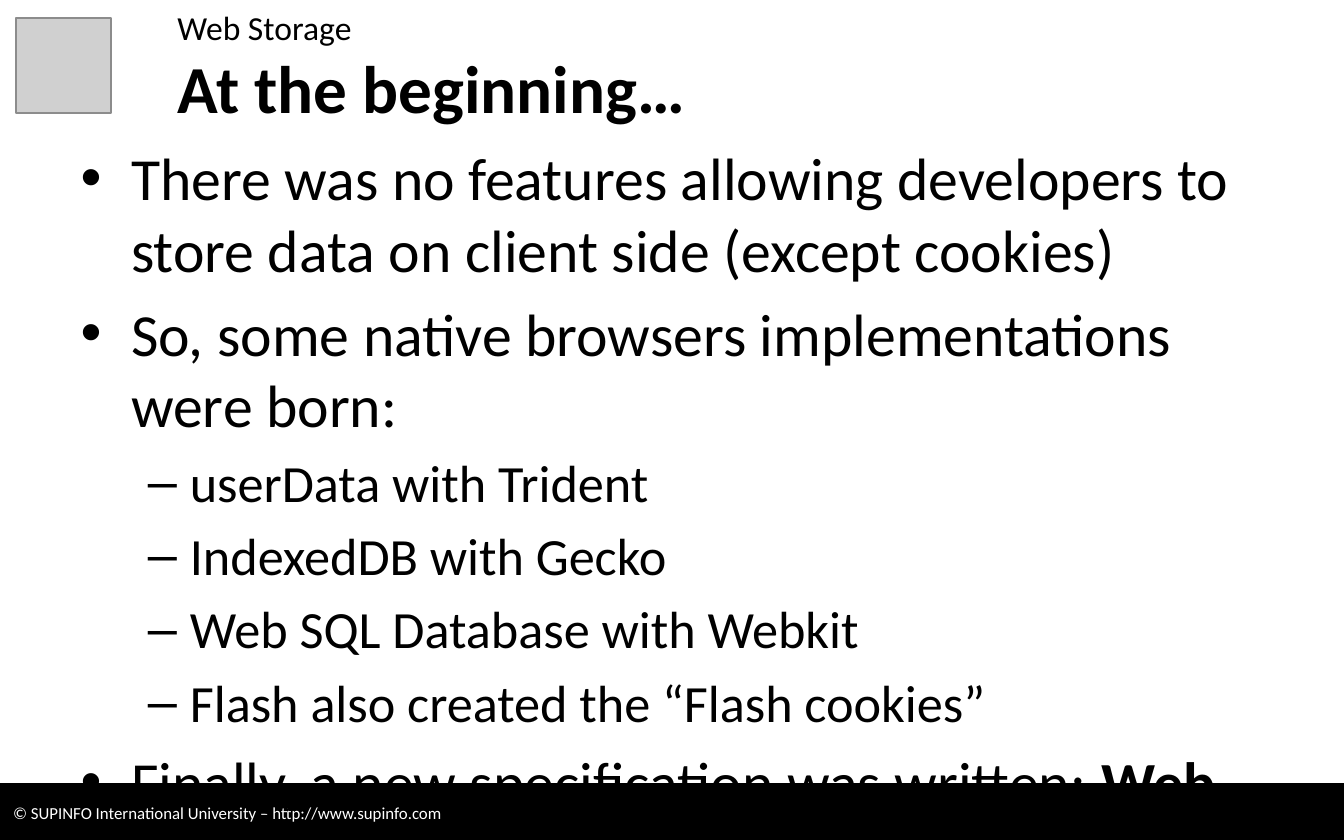
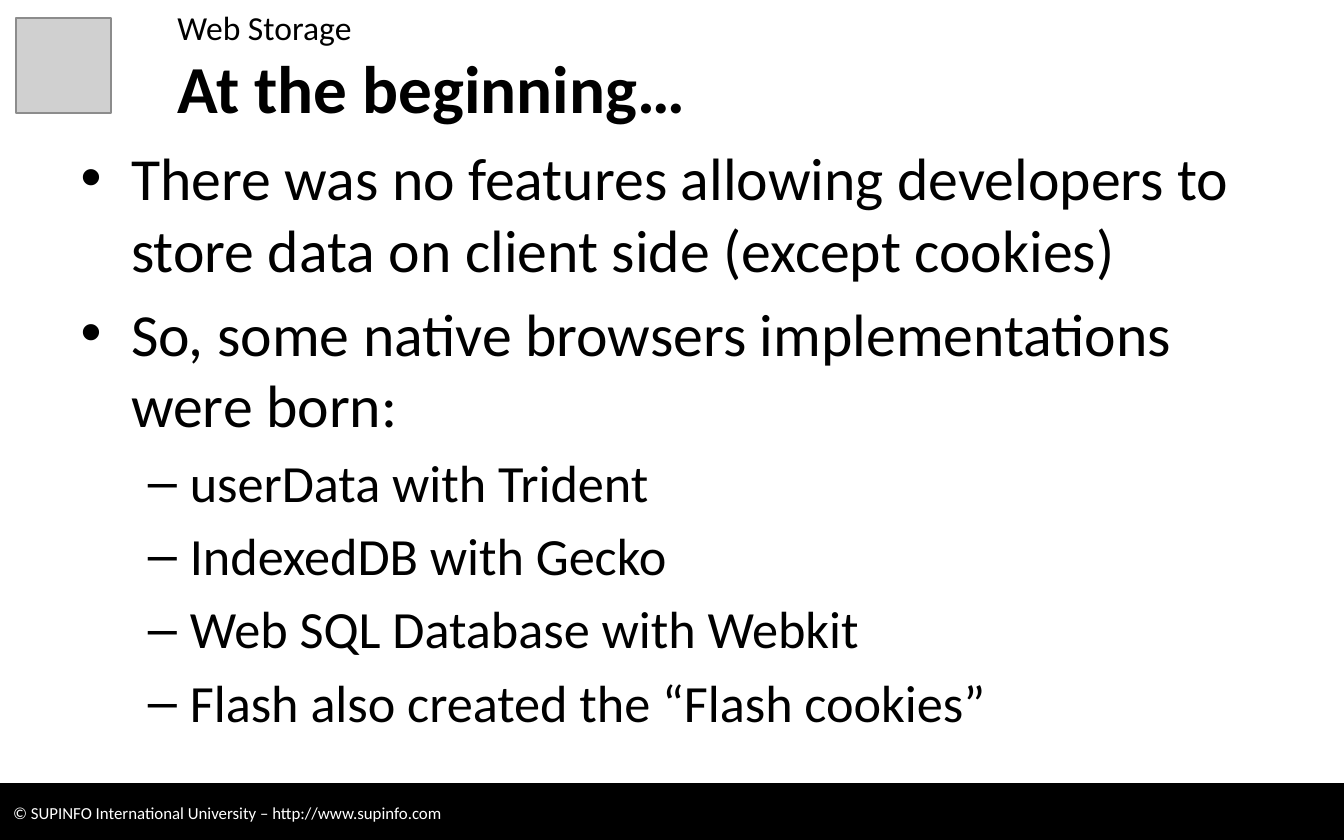
Before and after one commit to CodeCourses/3WEB, a slide deck: slide 5 of 09 - HTML5 - Offline features [RC without Labs].pptx. Drawn at 1344x840 pixels with LibreOffice and Linux fonts; fonts in the diff are those of the drawing; grey boxes stand for pictures; background and template pictures are left out. Boxes give left, top, right and bottom in pixels: in the first picture for what was removed or moved away, otherwise in the second. Text is boxed around its words. In the diff, an @@ line names an element or a change of style, - is before the commit and + after.

```diff
--- a/09 - HTML5 - Offline features [RC without Labs].pptx
+++ b/09 - HTML5 - Offline features [RC without Labs].pptx
@@ text at <box>131,754,1215,818</box>: paragraph removed @@
-• Finally, a new specification was written: Web Storage
```
Also in this commit, not shown: 7 other slides changed, 3 slides added, 1 slide removed, 4 other files.
